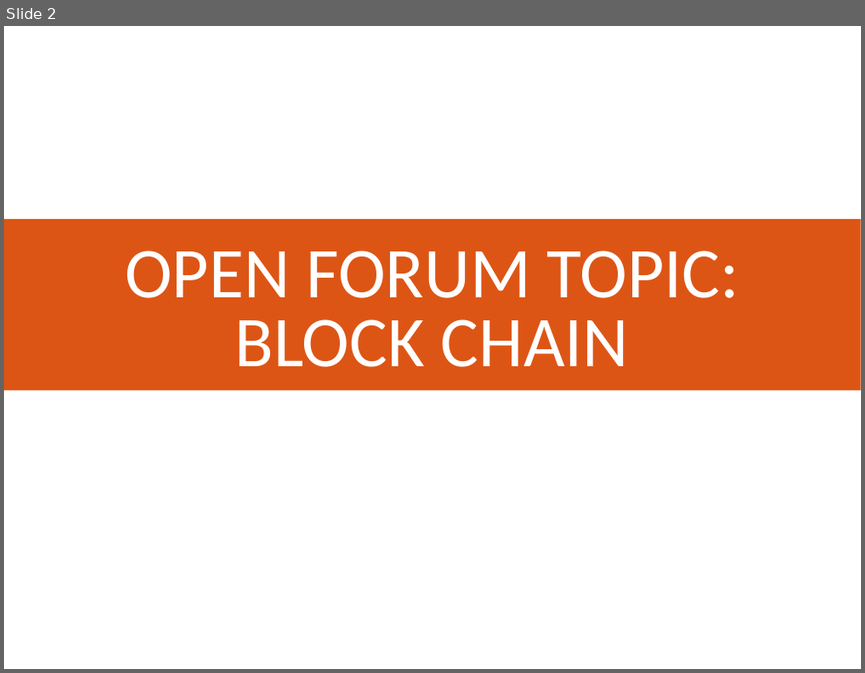
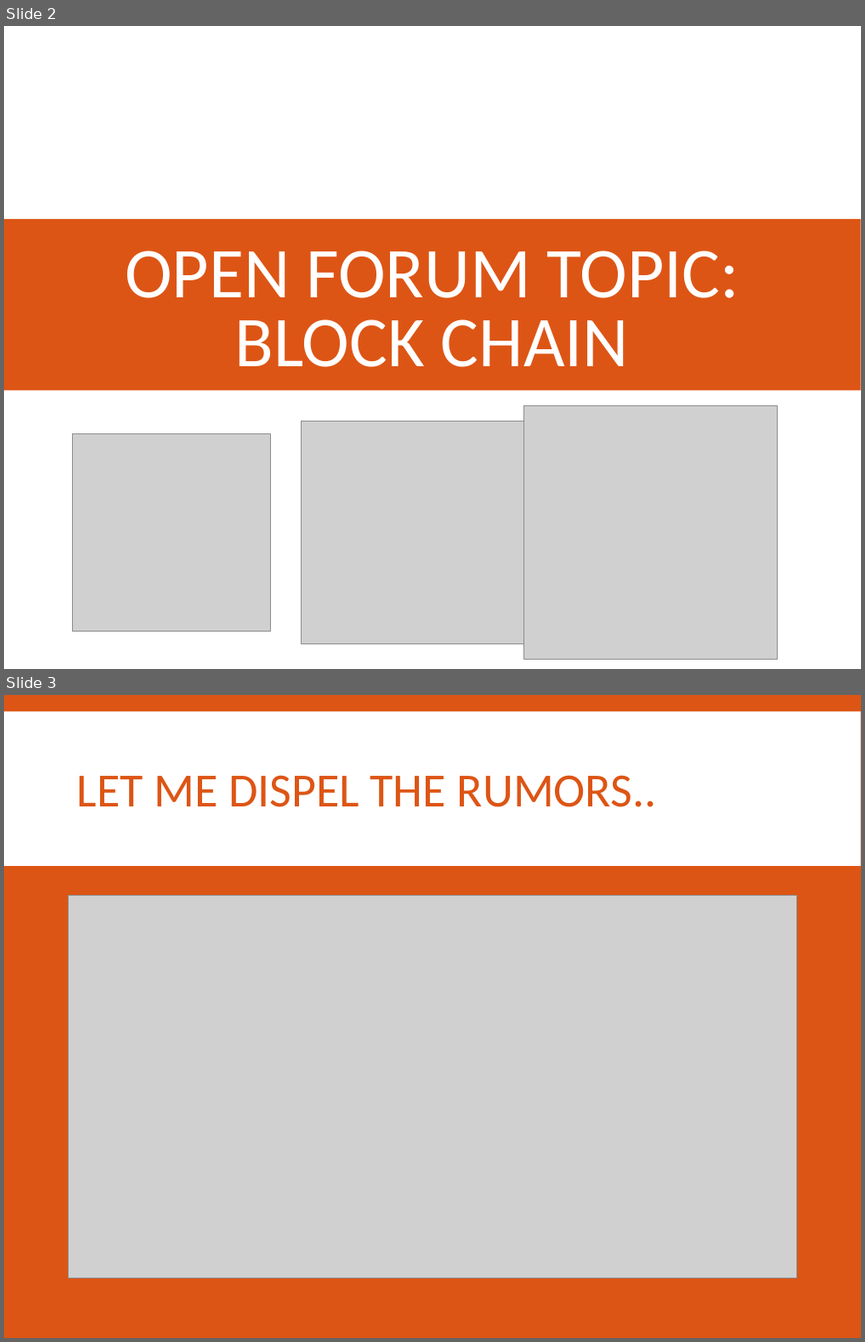
Before and after one commit to SPARC-Auburn/Documents, a slide deck: Presentations and Meeting Notes/2017-2018/Forum Topics/Block-Chain.pptx. Shown one above the other, each under a label of ours: slide 2 before the commit, slides 2 and 3 after it. The pictures are 865x673 and 865x1342 pixels, drawn with LibreOffice and Linux fonts; fonts in the diff are those of the drawing; grey boxes stand for pictures. Boxes give left, top, right and bottom in pixels: in the first picture for what was removed or moved away, otherwise in the second. Text is boxed around its words. In the diff, an @@ line names an element or a change of style, - is before the commit and + after.

```diff
--- a/Presentations and Meeting Notes/2017-2018/Forum Topics/Block-Chain.pptx
+++ b/Presentations and Meeting Notes/2017-2018/Forum Topics/Block-Chain.pptx
@@ slide 3 added at <box>4,695,861,1338</box>, background #DD5515 @@
@@ rectangle added at <box>4,711,861,866</box>, fill #FFFFFF @@
@@ title added at <box>77,775,657,807</box>, 40 pt, text #DD5515 @@
+LET ME DISPEL THE RUMORS..
@@ picture added at <box>69,896,796,1277</box> @@
@@ slide 2 changed as well @@
@@ picture added at <box>524,406,777,658</box> @@
@@ picture added at <box>73,433,270,631</box> @@
@@ picture added at <box>302,421,524,644</box> @@
```
Also in this commit, not shown: 1 other slide changed, 16 other slides added, 6 other files.
